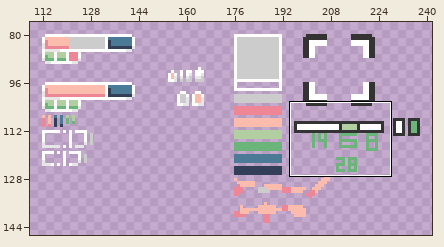
One commit to this pixel-art file: assets/spritesheets/ui.aseprite. Above: a wide view before the commit, with the close-up outlined.
Close-up. Before the edit:
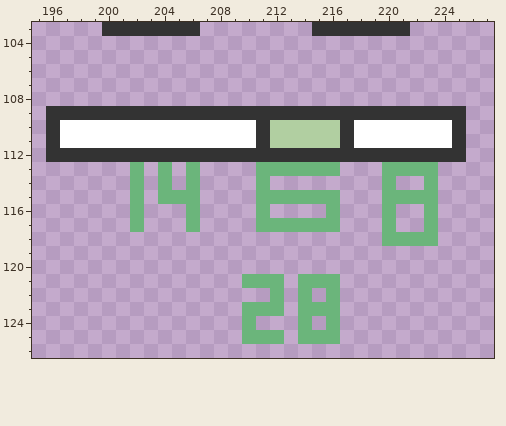
256x256 pixels, 1 frame. Shown: x 195..227, y 103..126. The wide view leaves out empty margins.
The same view after the edit:
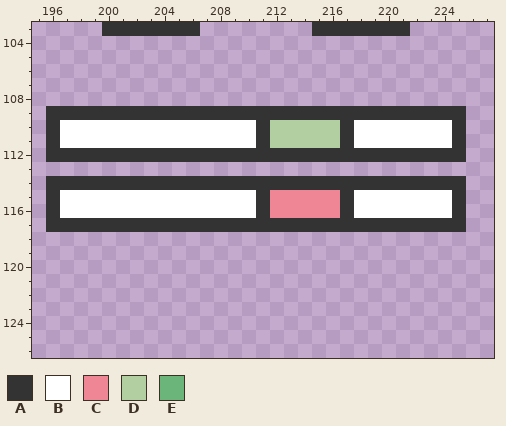
Palette (. is transparent): A #333333  B #ffffff  C #ee8695  D #b1cfa1  E #6bb57b
Edits made:
y 113: x 202 E -> .; x 204 E -> .; x 206 E -> .; x 211..216 EEEEEE -> ......; x 220..223 EEEE -> ....
y 114: x 196..225 ......E.E.E....E........E..E.. -> AAAAAAAAAAAAAAAAAAAAAAAAAAAAAA
y 115: x 196..225 ......E.EEE....EEEEEE...EEEE.. -> ABBBBBBBBBBBBBBACCCCCABBBBBBBA
y 116: x 196..225 ......E...E....E....E...E..E.. -> ABBBBBBBBBBBBBBACCCCCABBBBBBBA
y 117: x 196..225 ......E...E....EEEEEE...E..E.. -> AAAAAAAAAAAAAAAAAAAAAAAAAAAAAA
y 118: x 220..223 EEEE -> ....
y 121: x 210..212 EEE -> ...; x 214..216 EEE -> ...
y 122: x 212 E -> .; x 214 E -> .; x 216 E -> .
y 123: x 210..212 EEE -> ...; x 214..216 EEE -> ...
y 124: x 210 E -> .; x 214 E -> .; x 216 E -> .
y 125: x 210..212 EEE -> ...; x 214..216 EEE -> ...
